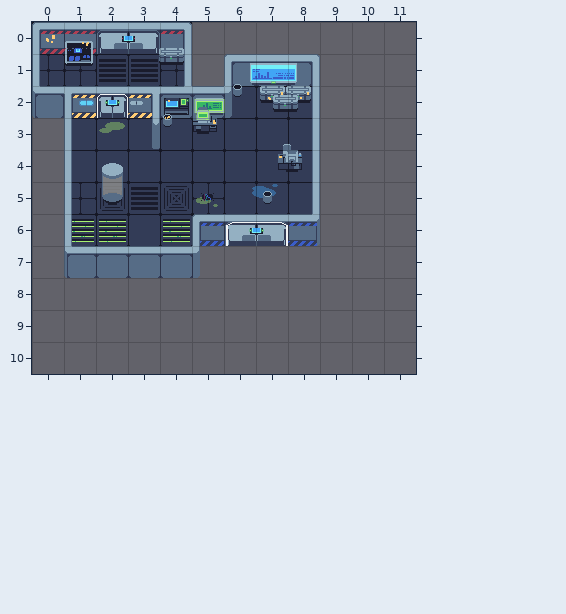
Tiled map -- assets/maps/start.tmx. The picture above is the old version.
Cells are 32x32 px. Shown: x 0..11, y 0..10. Tiles whose own drawing changed are shown in their newer look in all pictures.
After:
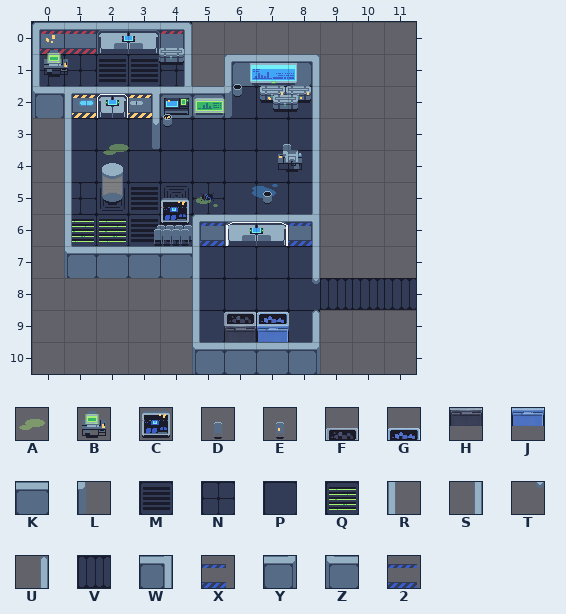
Key: from "props": A 24, B 49, C 132, D 179, E 181, F 274, G 275, H 298, J 299; from "textures": K 5, L 39, M 69, N 70, P 71, Q 73, R 75, S 83, T 119, U 157, V 180, W 231, X 247, Y 342, Z 372, 2 394.
_ is an empty cell.
Objects are placed by their top-left corner, in cells (3,4 is the top-left corner of cell 3,4); size is 1x1 cell unless given.
The exact change:
Layer "background":
y 6: x 3..4 PQ -> MN
y 7: x 5..8 ____ -> PPPP
y 8: x 5..11 _______ -> PPPPVVV
y 9: x 5..8 ____ -> PPPP
Layer "walls":
y 6: x 8 Y -> W
y 7: x 5 L -> R; x 8 _ -> S
y 8: x 5 _ -> R; x 8 _ -> T
y 9: x 5 _ -> R; x 8 _ -> U
y 10: x 5..8 ____ -> ZKKY
Layer "decoration":
y 6: x 8 2 -> X
Layer "decoration_objects":
changed: B at 4.9,2.6 -> B at 0.2,0.8
changed: A at 2,2.8 -> A at 2.1,3.5
changed: C at 1,0.4 -> C at 4,5.4
added: E at 4.4,5.9
added: E at 4.1,5.9
added: E at 3.8,5.9
added: E at 3.5,5.9
added: D at 3.4,6
added: D at 3.7,6
added: D at 4,6
added: D at 4.3,6
added: F at 6,8.4
added: G at 7,8.4
added: H at 6,9.4
added: J at 7,9.4
Pixel boxes of the changes (left, top, right, bottom) in both pictures:
changed: (44, 41, 93, 77)
old place: (193, 107, 217, 134)
changed: (99, 122, 129, 155)
changed: (131, 198, 416, 374)
